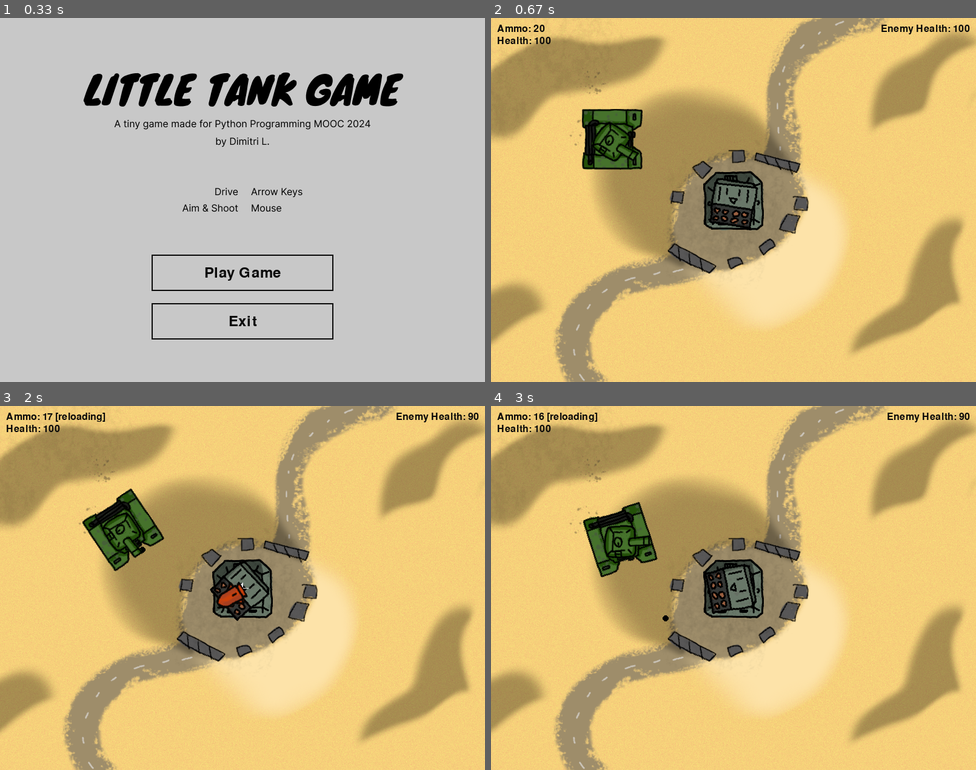
Above: before the commit, frames 1-4 (two rows, left to right).
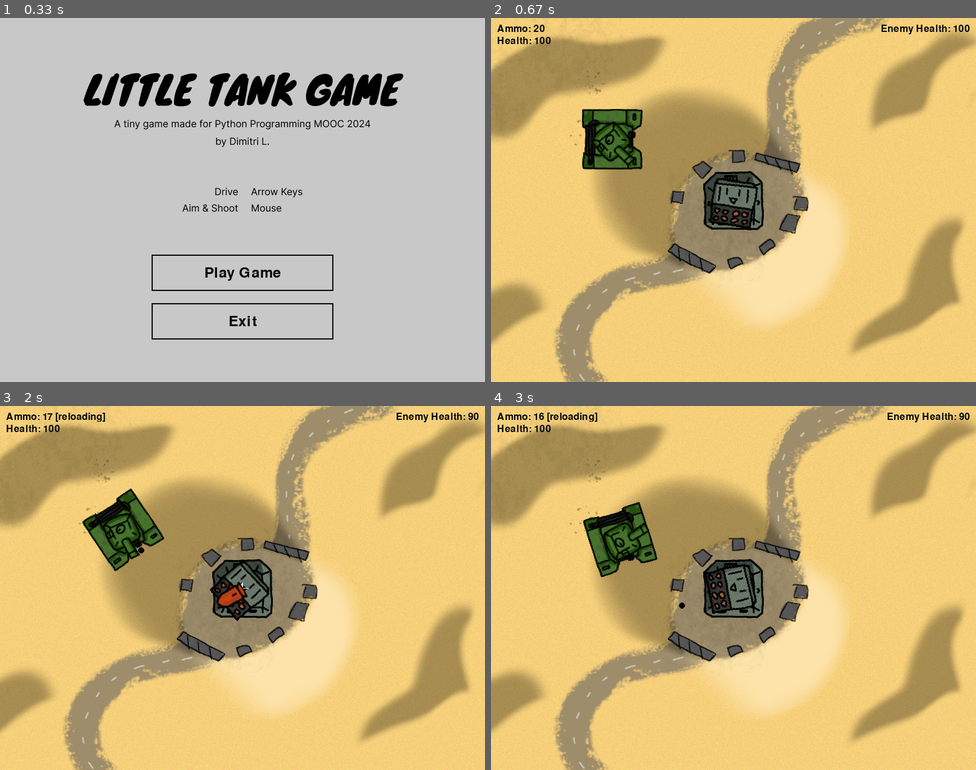
Above: after the commit, the same moments.

Repository: dimalei/pygame_sketchbook
Game: pygame game, started from gamepy_vectormath/main.py
Two runs of this game, one before a commit and one after it. Both use one fixed random seed, a clock stepped at 60 frames per second and the inputs below.
Inputs (mouse positions are in pixels of both pictures, inside the frame that each line leads up to):
- Up to frame 1 (0.33 s): no input
- Up to frame 2 (0.67 s): click "Play Game" at 0.38 s
- Up to frame 3 (2 s): click (397, 577) at 0.72 s; tap Enter at 1 s; hold Right 1.33-1.8 s; click (291, 668) at 1.42 s; hold Up from 1.83 s (still down); click (92, 675) at 1.92 s
- Up to frame 4 (3 s): release Up at 2.13 s; hold Right 2.17-2.63 s; click (912, 715) at 2.25 s; hold Left from 2.67 s (still down); click (607, 453) at 2.75 s

Frame 1 is identical in both runs. In frame 2, 0.4% of the frame differs, in the area x 20-31%, y 28-41%; in frame 3, 0.3%; in frame 4, 0.5%, in the area x 23-40%, y 31-60%.

Commit message:
success and lost screens

Diff:
--- a/gamepy_vectormath/main.py
+++ b/gamepy_vectormath/main.py
@@ -6,7 +6,7 @@
 
 
 class GameSession:
-    def __init__(self, window: pygame.Surface, clock: pygame.time.Clock) -> bool:
+    def __init__(self, window: pygame.Surface, clock: pygame.time.Clock) -> str:
         self.window = window
         self.clock = clock
         self.arena = pygame.image.load("arena.png")
@@ -31,18 +31,12 @@
             self.render()
 
             if self.player.health <= 0:
-                return False
+                return "lost"
             if self.enemy.health <= 0:
-                self.game_won()
-                return True
+                return "won"
 
             self.clock.tick(60)
 
-    def game_over(self):
-        pass
-
-    def game_won(self):
-        pass
 
     def events(self):
         for event in pygame.event.get():
@@ -111,7 +105,10 @@
         pygame.init()
         self.clock = pygame.time.Clock()
         self.window = pygame.display.set_mode((800, 600))
-        self.bg = pygame.image.load("menu.png")
+        self.menu = pygame.image.load("menu.png")
+        self.lost = pygame.image.load("lost.png")
+        self.won = pygame.image.load("won.png")
+        self.state = "default"
         self.buttons = {
             "play": Button("Play Game", pos_y=420),
             "exit": Button("Exit", pos_y=500)
@@ -122,8 +119,8 @@
             self.events()
             if self.buttons["play"].update():
                 g = GameSession(self.window, self.clock)
-                g.run()
-                pass
+                self.state = g.run()
+
             if self.buttons["exit"].update():
                 exit()
 
@@ -140,7 +137,12 @@
 
     def render(self):
         self.window.fill((200, 200, 200))
-        self.window.blit(self.bg, (0,0))
+        if self.state == "won":
+            self.window.blit(self.won, (0,0))
+        elif self.state == "lost":
+            self.window.blit(self.lost, (0,0))
+        else:
+            self.window.blit(self.menu, (0,0))
 
         for i, b in self.buttons.items():
             b.draw(self.window)
--- a/gamepy_vectormath/tank.py
+++ b/gamepy_vectormath/tank.py
@@ -17,7 +17,7 @@
         self.vel = 0
         self.max_vel = 3
         self.agility = 2
-        self.tower_agility = 2
+        self.tower_agility = 3
         self.hitbox = pygame.Rect(0, 0, 100, 100)
         self.hitbox.center = self.pos
 
Binary file added: gamepy_vectormath/lost.png
Binary file added: gamepy_vectormath/won.png
